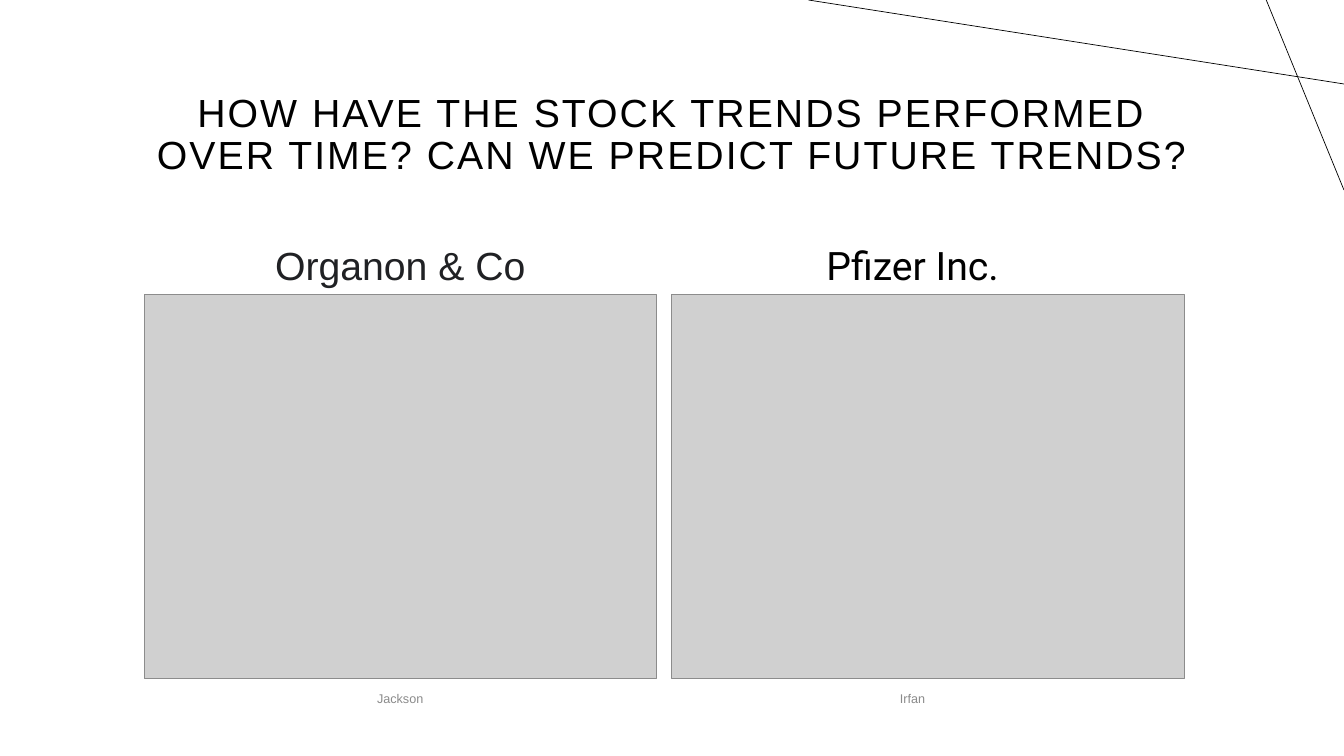
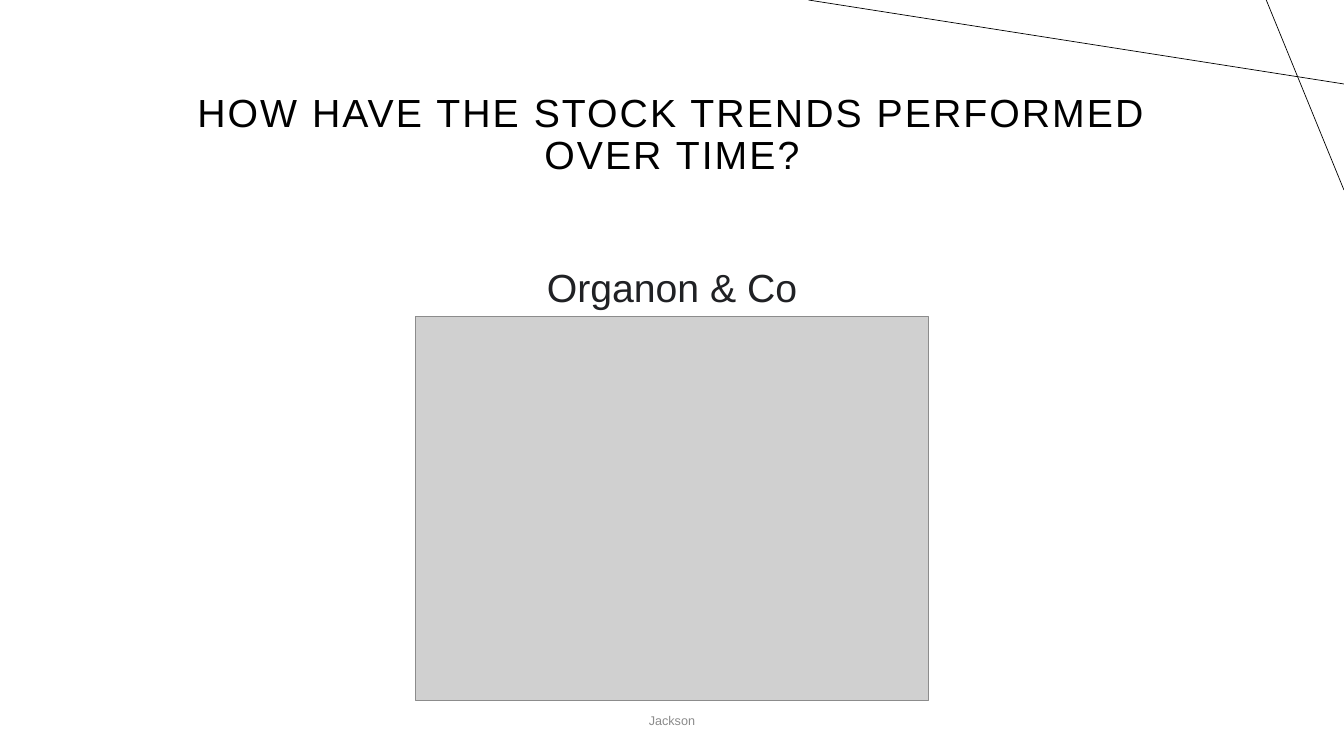
Before and after one commit to proctorsjackson/group_3_project_1, a slide deck: slide 9 of Powerpoint_Final.pptx (slide 11 before the commit). Drawn at 1344x756 pixels with LibreOffice and Linux fonts; fonts in the diff are those of the drawing; grey boxes stand for pictures. Boxes give left, top, right and bottom in pixels: in the first picture for what was removed or moved away, otherwise in the second. Text is boxed around its words. In the diff, an @@ line names an element or a change of style, - is before the commit and + after.

```diff
--- a/Powerpoint_Final.pptx
+++ b/Powerpoint_Final.pptx
@@ title at [197,99,1144,170]: text changed @@
-HOW HAVE THE STOCK TRENDS PERFORMED OVER TIME? CAN WE PREDICT FUTURE TRENDS?
+HOW HAVE THE STOCK TRENDS PERFORMED OVER TIME?
@@ text "Organon & Co": place and size @@
-text "Organon & Co" at [275,252,525,288]
+text "Organon & Co" at [547,274,797,310]
@@ text removed at [826,250,999,281] @@
-Pfizer Inc.
@@ picture removed at [673,294,1185,679] @@
@@ picture: place and size @@
-picture at [144,294,656,679]
+picture at [416,317,929,701]
@@ text "Jackson": place and size @@
-text "Jackson" at [377,694,423,703]
+text "Jackson" at [649,716,695,725]
@@ text removed at [900,694,925,703] @@
-Irfan
```
Also in this commit, not shown: 3 other slides changed, 1 slide added, 3 slides removed.
